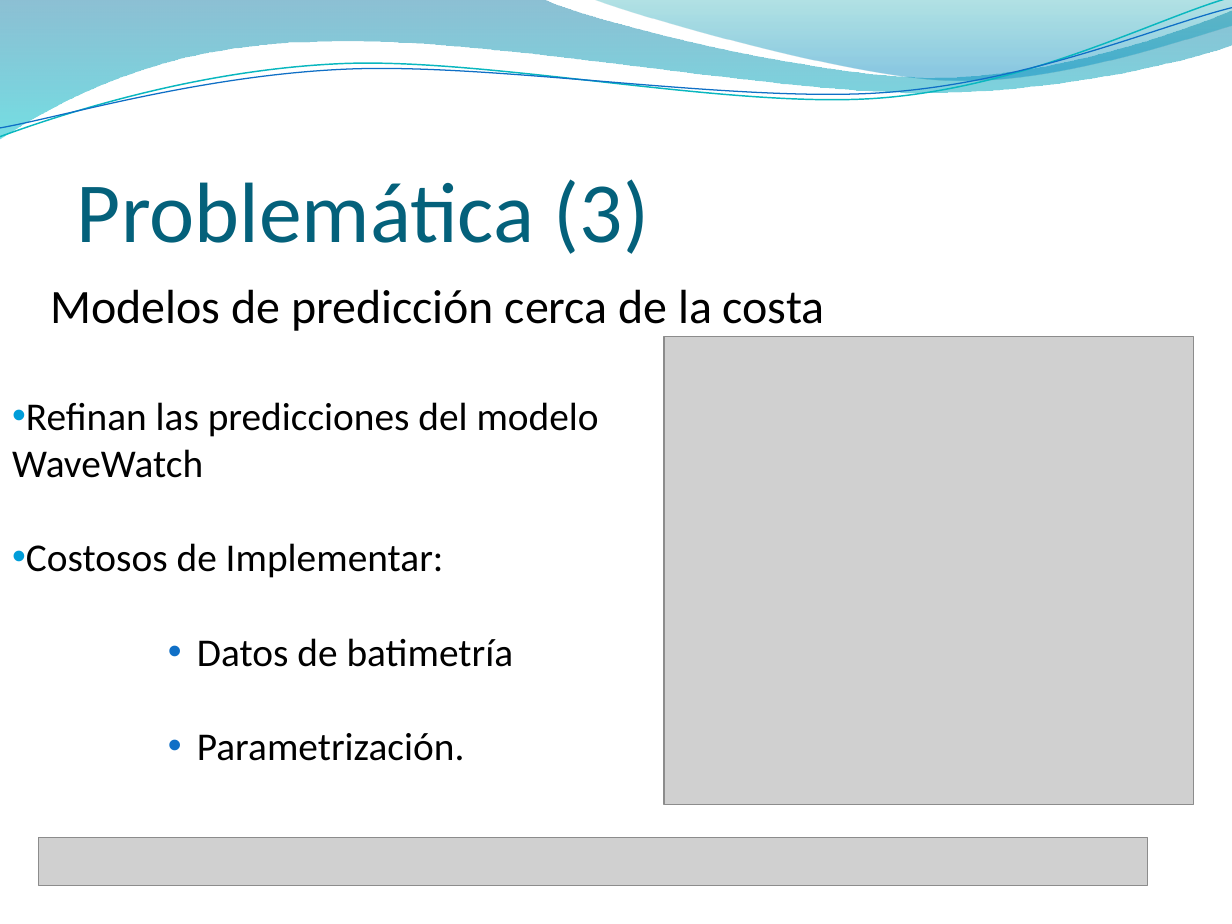
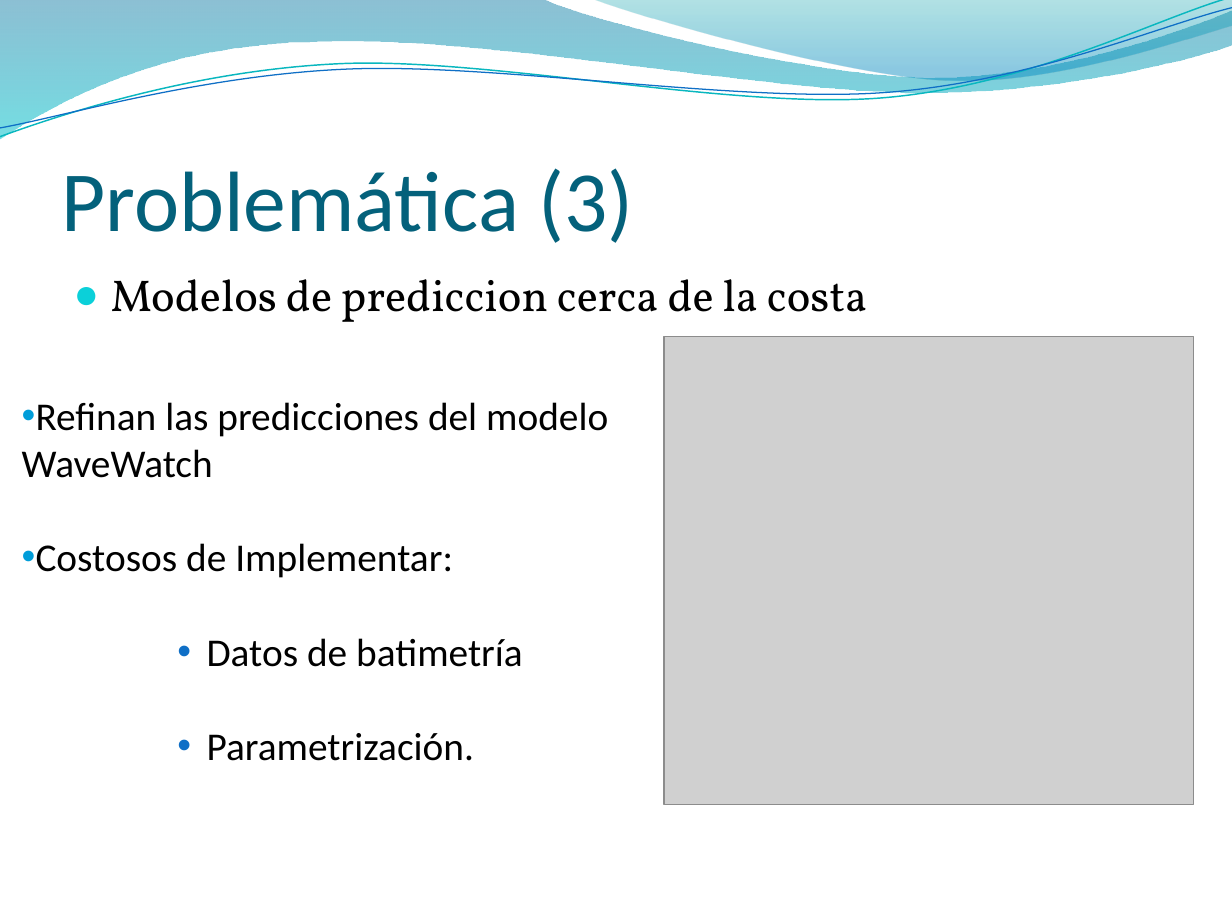
Before and after one commit to jaffadog/neuralito, a slide deck: slide 10 of neuralito/ArfGen/docs/Entregas/Informe Final/presentacion/esteban2.pptx. Drawn at 1232x924 pixels with LibreOffice and Linux fonts; fonts in the diff are those of the drawing; grey boxes stand for pictures; background and template pictures are left out. Boxes give left, top, right and bottom in pixels: in the first picture for what was removed or moved away, otherwise in the second. Text is boxed around its words. In the diff, an @@ line names an element or a change of style, - is before the commit and + after.

```diff
--- a/neuralito/ArfGen/docs/Entregas/Informe Final/presentacion/esteban2.pptx
+++ b/neuralito/ArfGen/docs/Entregas/Informe Final/presentacion/esteban2.pptx
@@ title "Problemática (3)": place and size @@
-title "Problemática (3)" at bbox=[77, 179, 649, 254]
+title "Problemática (3)" at bbox=[62, 168, 633, 243]
@@ text at bbox=[111, 279, 867, 322]: text changed; size 28 to 26 pt; font Calibri to Vollkorn @@
-Modelos de predicción cerca de la costa
+● Modelos de prediccion cerca de la costa
@@ text "Refinan las predicciones del modelo ...": place and size @@
-text "Refinan las predicciones del modelo ..." at bbox=[12, 402, 599, 761]
+text "Refinan las predicciones del modelo ..." at bbox=[22, 402, 608, 761]
@@ picture removed at bbox=[38, 838, 1147, 886] @@
```
Also in this commit, not shown: 21 other slides changed, 3 slides added, 1 slide removed.
